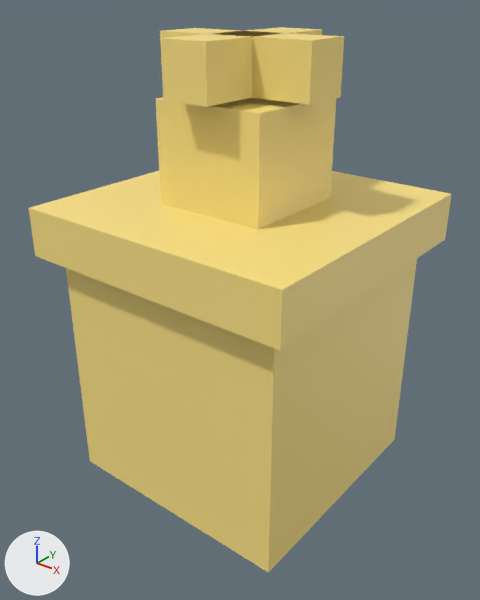
What one commit did to the glTF model game/assets/models/gold_gift.glb.
Before and after are seen from a camera (50 mm lens) standing at (0.79, -1.009, 1.021) and looking at (0.005, -0.028, 0.412). The lights are fixed; the arrows at lower left show +X, +Y and +Z. The older version comes first. Vertices at exactly the same position are counted once.

Objects in the first picture: 'gold_gift'.
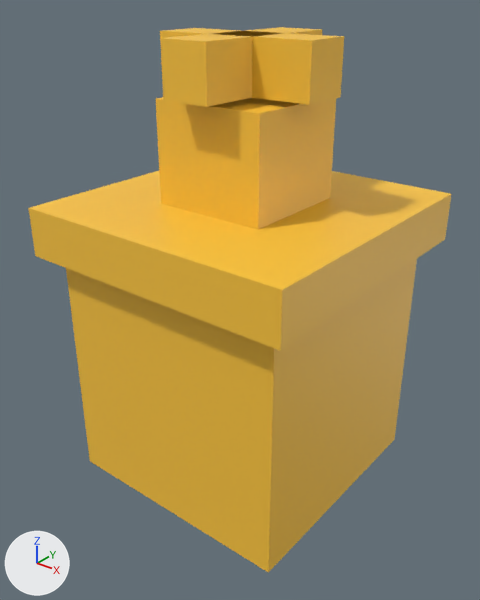
The change, as JSON lines over the scene's bpy script:
```json
{"block": "me_gold_gift", "where": "me_gold_gift.from_pydata(...)  # 40 vertices, 60 faces; spans x -0.3..0.3, y -0.3..0.3, z 0.0..0.93"}
{"block": "me_gold_gift", "where": "# used by ob_gold_gift; location = (0.0, 0.0, 0.0)"}
{"block": "me_gold_gift", "change": "me_gold_gift part 1: 60 faces centred in x -0.3..0.3, y -0.3..0.3, z 0.0..0.93 are repainted in the vertex colours; the middle colour goes from yellow #ffe586 to yellow #ffc83d"}
```

Changed parts and their boxes (x1, y1, x2, y2) in the pictures (480 x 600 px):
```json
{"part": 1, "of": "me_gold_gift", "change": "recoloured", "before": [28, 27, 452, 573], "after": [28, 27, 452, 573]}
```
